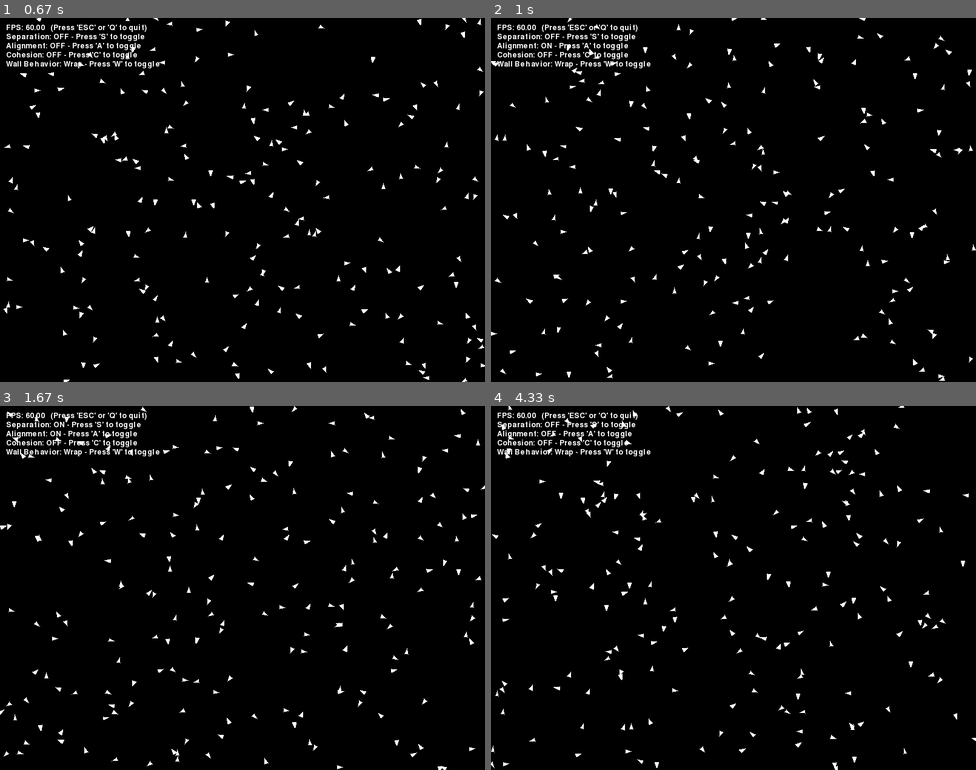
Above: before the commit, frames 1-4 (two rows, left to right).
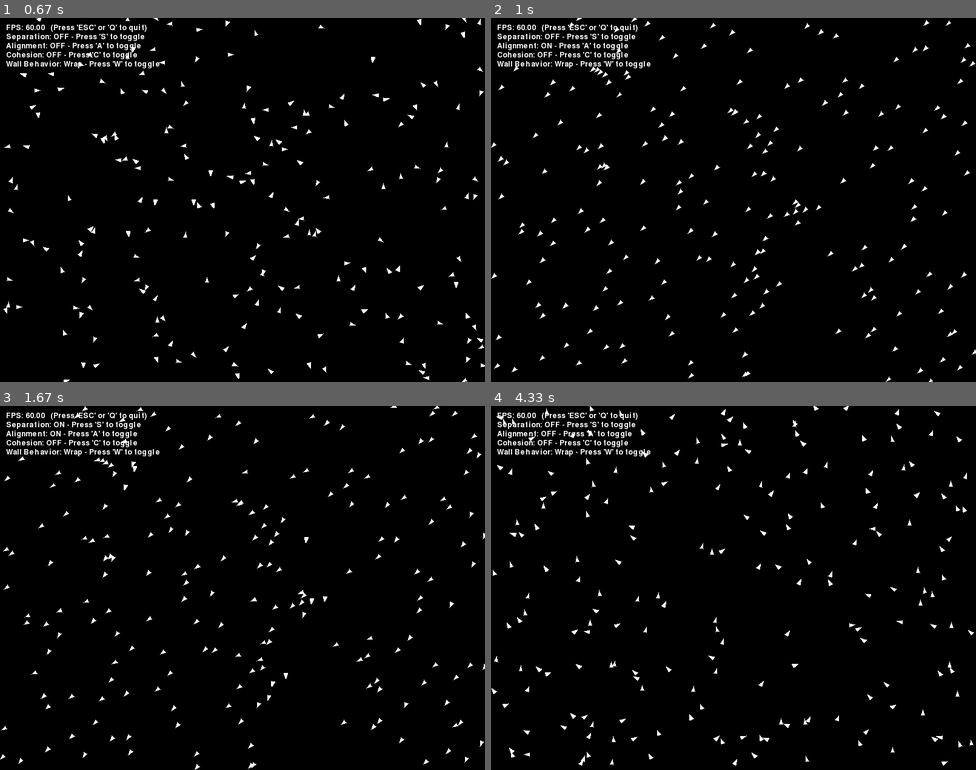
Above: after the commit, the same moments.

Repository: sameerahmed772/lab8-pygame
Game: pygame game, started from boids_exam.py
Two runs of this game, one before a commit and one after it. Both use one fixed random seed, a clock stepped at 60 frames per second and the inputs below.
Inputs:
- Up to frame 1 (0.67 s): hold W from 0.33 s (still down)
- Up to frame 2 (1 s): release W at 0.8 s; hold A from 0.83 s (still down)
- Up to frame 3 (1.67 s): release A at 1.37 s; hold S from 1.4 s (still down)
- Up to frame 4 (4.33 s): release S at 1.7 s; hold A 1.73-2.13 s; tap C at 1.88, 3.12 s; hold W 2.17-2.53 s; hold S 2.57-2.93 s; hold A 2.97-3.43 s; hold W 3.47-3.77 s; hold A from 3.8 s (still down)

Frame 1 is identical in both runs. In frame 2, 2.8% of the frame differs, in the area x 0-100%, y 0-100%; in frame 3, 2.8%; in frame 4, 3.0%.

Commit message:
exam: q13 - boids: alignment

Diff:
--- a/boids_exam.py
+++ b/boids_exam.py
@@ -112,6 +112,19 @@
     # and subtract the current boid's velocity to get the alignment steering force.
     def _alignment(self, boids: List['Boid']) -> pygame.Vector2:
         steer : pygame.Vector2 = pygame.Vector2(0, 0)
+        avg_vx: float = 0.0
+        avg_vy: float = 0.0
+        count: int = 0
+        for other in boids:
+            if other is not self:
+                dist = math.hypot(self.x - other.x, self.y - other.y)
+                if 0 < dist < config.ALIGNMENT_DISTANCE:
+                    avg_vx += other.vx
+                    avg_vy += other.vy
+                    count += 1
+        if count > 0:
+            steer.x = (avg_vx / count) - self.vx
+            steer.y = (avg_vy / count) - self.vy
         return steer
 
     # Cohesion: steer toward the average position of nearby boids:
@@ -143,6 +156,11 @@
             sep_steer = self._separation(boids)
             self.vx += sep_steer.x * config.SEPARATION_STEER_STRENGTH
             self.vy += sep_steer.y * config.SEPARATION_STEER_STRENGTH
+
+        if config.ALIGNEMENT_ON:
+            align_steer = self._alignment(boids)
+            self.vx += align_steer.x * config.ALIGNEMENT_STEER_STRENGTH
+            self.vy += align_steer.y * config.ALIGNEMENT_STEER_STRENGTH
 
         # Update the boid's position based on its velocity.
         self.x += self.vx * dt_seconds
